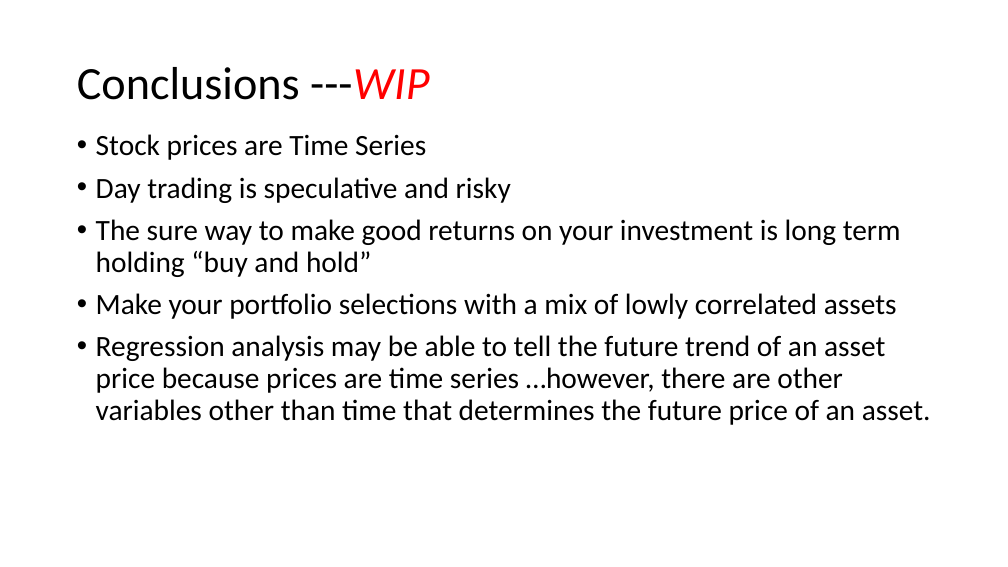
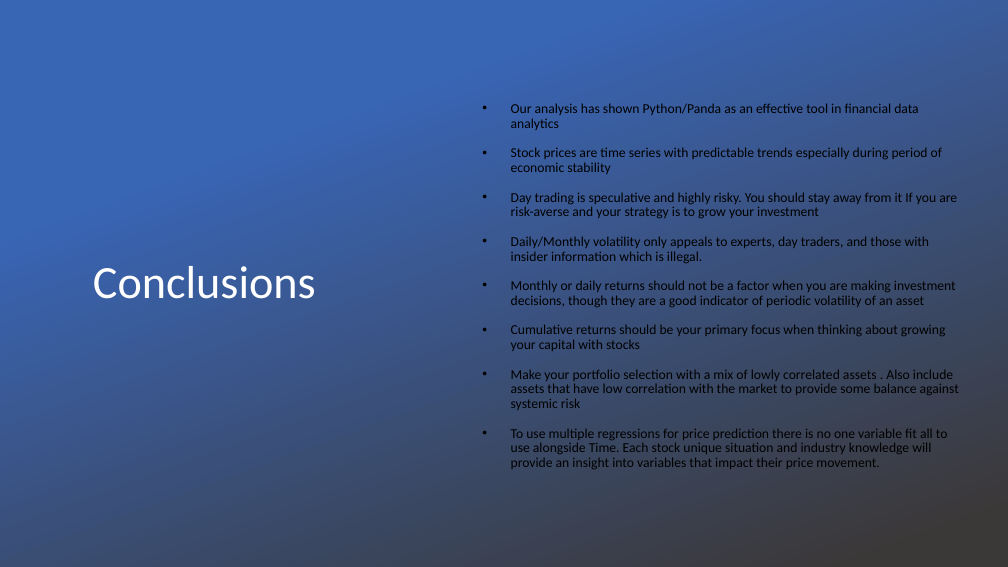
Before and after one commit to claybeaver/Group9_Project1, a slide deck: slide 15 of Final_Presentation.pptx. Drawn at 1008x567 pixels with LibreOffice and Linux fonts; fonts in the diff are those of the drawing; background and template pictures are left out. Boxes give left, top, right and bottom in pixels: in the first picture for what was removed or moved away, otherwise in the second. Text is boxed around its words. In the diff, an @@ line names an element or a change of style, - is before the commit and + after.

```diff
--- a/Final_Presentation.pptx
+++ b/Final_Presentation.pptx
@@ rectangle added at (x1=0, y1=0, x2=1008, y2=567), fill gradient #3965B5 to #3B3838 @@
@@ text "Our analysis has shown Python/Panda ..." at (x1=511, y1=103, x2=959, y2=469): vertical alignment top to middle @@
@@ text at (x1=511, y1=103, x2=959, y2=469): text changed; size 28 to 13 pt @@
-• Stock prices are Time Series
-• Day trading is speculative and risky
-• The sure way to make good returns on your investment is long term holding “buy and hold”
-• Make your portfolio selections with a mix of lowly correlated assets
-• Regression analysis may be able to tell the future trend of an asset price because prices are time series …however, there are other variables other than time that determines the future price of an asset.
+• Our analysis has shown Python/Panda as an effective tool in financial data analytics
+• Stock prices are time series with predictable trends especially during period of economic stability
+• Day trading is speculative and highly risky. You should stay away from it If you are risk-averse and your strategy is to grow your investment
+• Daily/Monthly volatility only appeals to experts, day traders, and those with insider information which is illegal.
+• Monthly or daily returns should not be a factor when you are making investment decisions, though they are a good indicator of periodic volatility of an asset
+• Cumulative returns should be your primary focus when thinking about growing your capital with stocks
+• Make your portfolio selection with a mix of lowly correlated assets . Also include assets that have low correlation with the market to provide some balance against systemic risk
+• To use multiple regressions for price prediction there is no one variable fit all to use alongside Time. Each stock unique situation and industry knowledge will provide an insight into variables that impact their price movement.
@@ title at (x1=93, y1=266, x2=316, y2=299): text changed; text colour #000000 to #FFFFFF @@
-Conclusions ---WIP
+Conclusions
```
Also in this commit, not shown: 5 other slides changed, 1 slide added, 14 other files.
